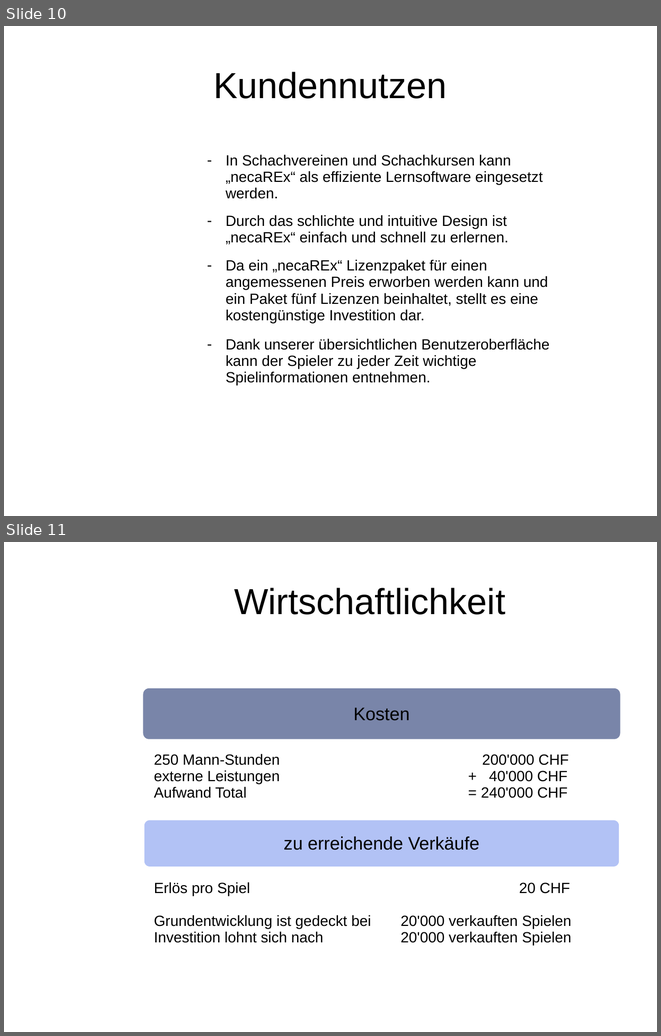
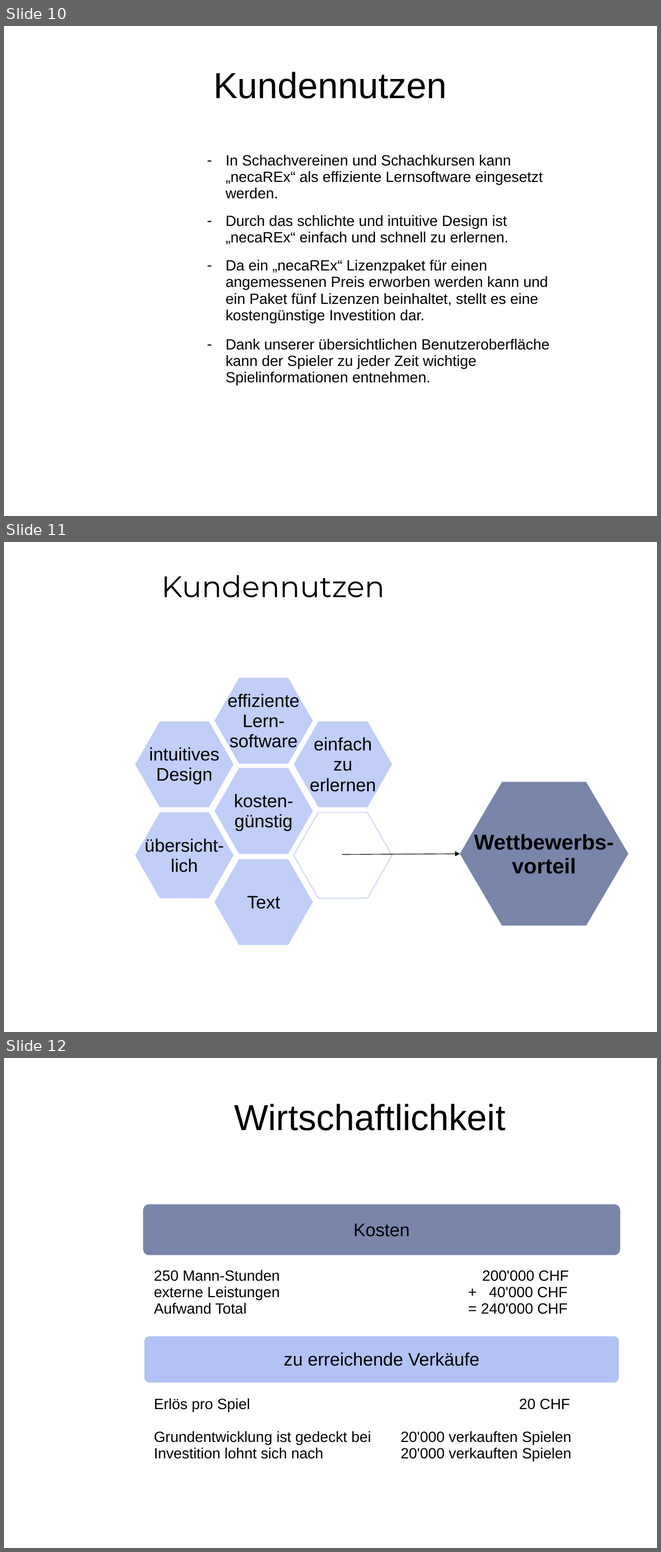
Before and after one commit to sprengmeister/IT10-t_SWE1_chess, a slide deck: Planung/projektskizze_nad.pptx. Shown one above the other, each under a label of ours: slides 10 and 11 before the commit, slides 10, 11 and 12 after it. The pictures are 661x1036 and 661x1552 pixels, drawn with LibreOffice and Linux fonts; fonts in the diff are those of the drawing; background and template pictures are left out. Boxes give left, top, right and bottom in pixels: in the first picture for what was removed or moved away, otherwise in the second. Text is boxed around its words. In the diff, an @@ line names an element or a change of style, - is before the commit and + after.

Commit message:
Präsi angepasst
Noch nicht fertig bitte nicht weiter dran arbeiten

```diff
--- a/Planung/projektskizze_nad.pptx
+++ b/Planung/projektskizze_nad.pptx
@@ slide 11 added at (4, 542, 657, 1032), background picture (left out) @@
@@ text added at (161, 575, 385, 598), 36 pt, text #000000 @@
+Kundennutzen
@@ hexagon added at (214, 678, 312, 764), fill #B2C2F5 at 80% opacity, 22 pt, text #000000 @@
+effiziente
+Lern-
+software
@@ hexagon added at (135, 722, 234, 808), fill #B2C2F5 at 80% opacity, 22 pt, text #000000 @@
+intuitives
+Design
@@ hexagon added at (294, 722, 392, 808), fill #B2C2F5 at 80% opacity, 22 pt, text #000000 @@
+einfach
+zu
+erlernen
@@ hexagon added at (214, 768, 312, 854), fill #B2C2F5 at 80% opacity, 22 pt, text #000000 @@
+kosten-
+günstig
@@ hexagon added at (460, 782, 628, 925), fill #7985A9, 26 pt, text #000000, bold @@
+Wettbewerbs-
+vorteil
@@ hexagon added at (135, 812, 234, 898), fill #B2C2F5 at 80% opacity, 22 pt, text #000000 @@
+übersicht-
+lich
@@ hexagon added at (294, 812, 392, 898), outline #B2C2F5 0.75 pt @@
@@ hexagon added at (214, 859, 312, 945), fill #B2C2F5 at 80% opacity, 22 pt, text #000000 @@
+Text
@@ arrow added from (342, 854) to (460, 854), #000000 0.75 pt @@
@@ what was slide 11 is now slide 12 @@
```
